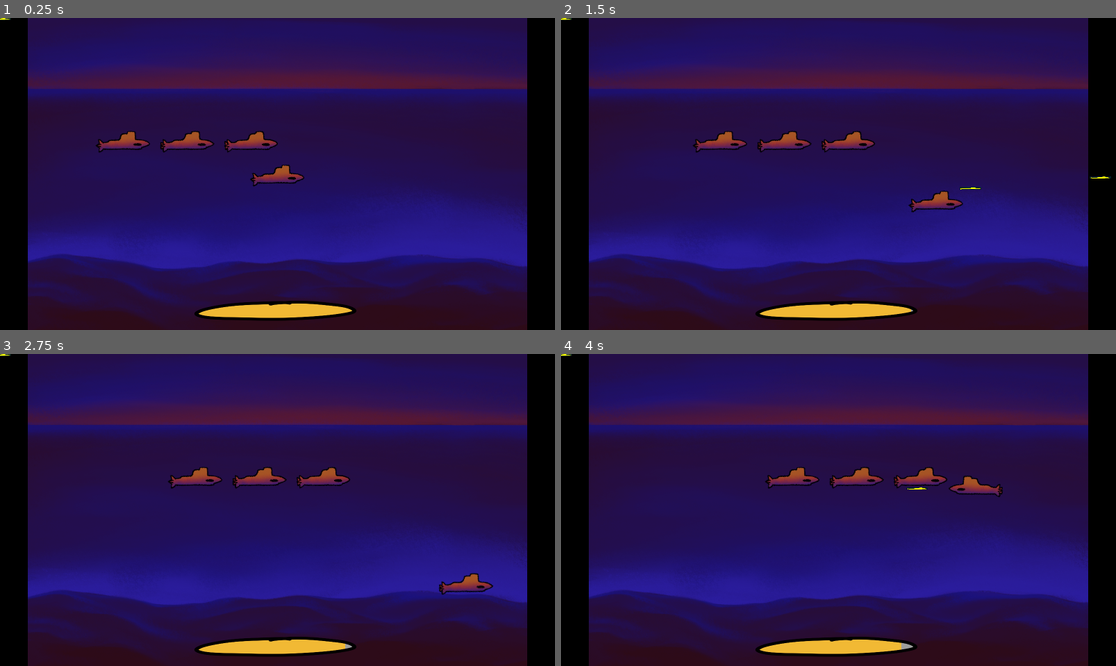
Above: before the commit, frames 1-4 (two rows, left to right).
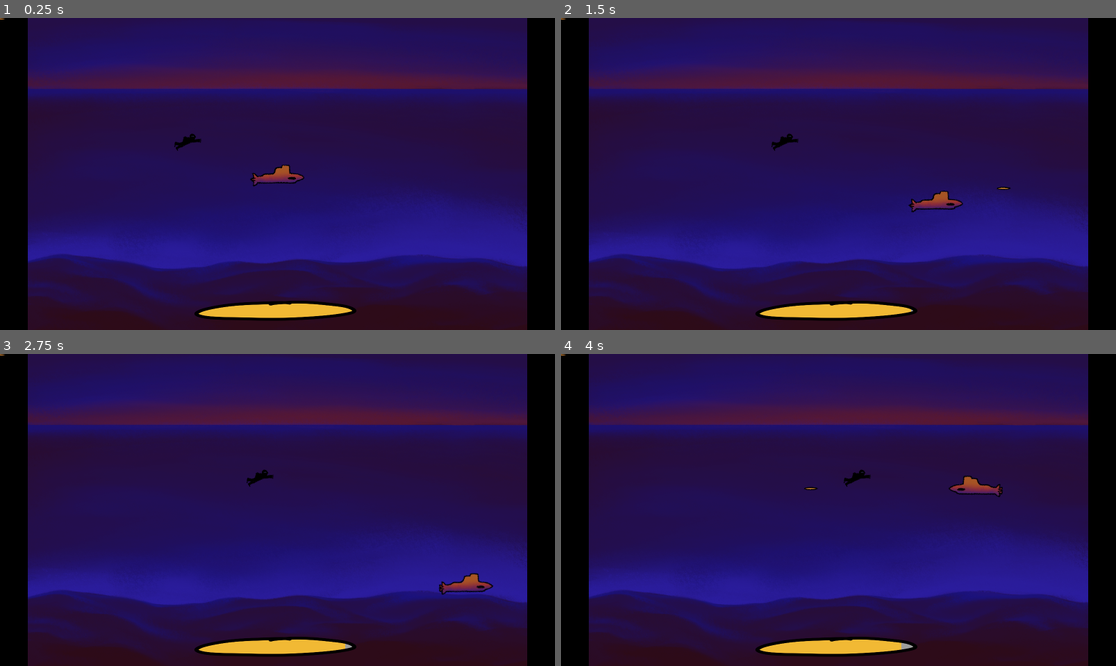
Above: after the commit, the same moments.

Repository: bakdorl/Seaquest
Game: Godot game, scene res://ocean.tscn
The game is run twice, just before and just after one commit, with the same random seed, the same clock (stepped at 60 frames per second) and the same inputs.
Inputs:
- Up to frame 1 (0.25 s): no input
- Up to frame 2 (1.5 s): hold D (right) 0.53-1.28 s; tap Space (shoot) at 0.6, 1.35 s; hold S (down) from 1.28 s (still down)
- Up to frame 3 (2.75 s): release S (down) at 2.03 s; hold D (right) from 2.03 s (still down); tap Space (shoot) at 2.1 s
- Up to frame 4 (4 s): release D (right) at 2.78 s; hold W (up) 2.78-3.53 s; tap Space (shoot) at 2.85, 3.6 s; hold A (left) from 3.53 s (still down)

The runs differ from the first frame. In frame 1, 1.1% of the frame differs, in the area x 0-51%, y 0-44%; in frame 2, 1.2%, in the area x 0-100%, y 0-56%; in frame 3, 1.1%; in frame 4, 1.1%.

Commit message:
sprites novos

Diff:
--- a/diver/diver.gd
+++ b/diver/diver.gd
@@ -4,8 +4,15 @@
 const SWIM_SPEED = 100.0
 var direction = 1
 
+func _ready():
+	$AnimatedSprite2D.play("defaultdiver")
+
 func _process(delta):
 	position.x += SWIM_SPEED * direction * delta
 	$AnimatedSprite2D.flip_h = direction < 0
 	if global_position.x > 2000 or global_position.x < -100:
 		queue_free()
+
+func _on_visible_on_screen_notifier_2d_screen_exited() -> void:
+	queue_free()
+	pass
--- a/ocean.tscn
+++ b/ocean.tscn
@@ -5,18 +5,59 @@
 [ext_resource type="PackedScene" uid="uid://dfhi7x6kg1gry" path="res://projectile_scene.tscn" id="3_nb2vx"]
 [ext_resource type="PackedScene" uid="uid://b556op5qq7hop" path="res://oxygen_ui.tscn" id="4_bwgqs"]
 [ext_resource type="Script" uid="uid://dmyk7r82ddd4a" path="res://diver/diver.gd" id="5_n3fli"]
-[ext_resource type="Texture2D" uid="uid://btbvv4gvjgtjv" path="res://player/sprites/Sprite subs.png" id="6_qijwg"]
+[ext_resource type="Texture2D" uid="uid://bson4kbkuptkn" path="res://diver/Diver.png" id="6_n3fli"]
 
 [sub_resource type="CapsuleShape2D" id="CapsuleShape2D_06qne"]
+radius = 31.0
+height = 66.0
+
+[sub_resource type="AtlasTexture" id="AtlasTexture_qijwg"]
+atlas = ExtResource("6_n3fli")
+region = Rect2(0, 0, 135, 91)
+
+[sub_resource type="AtlasTexture" id="AtlasTexture_06qne"]
+atlas = ExtResource("6_n3fli")
+region = Rect2(135, 0, 135, 91)
+
+[sub_resource type="AtlasTexture" id="AtlasTexture_nrb0v"]
+atlas = ExtResource("6_n3fli")
+region = Rect2(270, 0, 135, 91)
+
+[sub_resource type="AtlasTexture" id="AtlasTexture_v5bp3"]
+atlas = ExtResource("6_n3fli")
+region = Rect2(0, 91, 135, 91)
+
+[sub_resource type="AtlasTexture" id="AtlasTexture_xgj7f"]
+atlas = ExtResource("6_n3fli")
+region = Rect2(135, 91, 135, 91)
+
+[sub_resource type="AtlasTexture" id="AtlasTexture_1ixhq"]
+atlas = ExtResource("6_n3fli")
+region = Rect2(270, 91, 135, 91)
 
 [sub_resource type="SpriteFrames" id="SpriteFrames_nrb0v"]
 animations = [{
 "frames": [{
 "duration": 1.0,
-"texture": ExtResource("6_qijwg")
+"texture": SubResource("AtlasTexture_qijwg")
+}, {
+"duration": 1.0,
+"texture": SubResource("AtlasTexture_06qne")
+}, {
+"duration": 1.0,
+"texture": SubResource("AtlasTexture_nrb0v")
+}, {
+"duration": 1.0,
+"texture": SubResource("AtlasTexture_v5bp3")
+}, {
+"duration": 1.0,
+"texture": SubResource("AtlasTexture_xgj7f")
+}, {
+"duration": 1.0,
+"texture": SubResource("AtlasTexture_1ixhq")
 }],
 "loop": true,
-"name": &"default",
+"name": &"defaultdiver",
 "speed": 5.0
 }]
 
@@ -47,7 +88,11 @@
 
 [node name="AnimatedSprite2D" type="AnimatedSprite2D" parent="diver" unique_id=1738389220]
 sprite_frames = SubResource("SpriteFrames_nrb0v")
+animation = &"defaultdiver"
+
+[node name="VisibleOnScreenNotifier2D" type="VisibleOnScreenNotifier2D" parent="diver" unique_id=270189707]
 
 [connection signal="oxygen_changed" from="Submarine" to="oxygen_ui/UI/TextureProgressBar" method="_on_submarine_oxygen_changed"]
+[connection signal="screen_exited" from="diver/VisibleOnScreenNotifier2D" to="diver" method="_on_visible_on_screen_notifier_2d_screen_exited"]
 
 [editable path="oxygen_ui"]
--- a/projectile/projectile.gd
+++ b/projectile/projectile.gd
@@ -1,6 +1,6 @@
 extends Area2D
 
-@export var speed = 1000
+@export var speed = 2000
 var direction = Vector2.ZERO
 
 func _process(delta):
--- a/projectile_scene.tscn
+++ b/projectile_scene.tscn
@@ -1,21 +1,21 @@
 [gd_scene format=3 uid="uid://dfhi7x6kg1gry"]
 
 [ext_resource type="Script" uid="uid://c2g8caax1c80h" path="res://projectile/projectile.gd" id="1_ggcku"]
-[ext_resource type="Texture2D" uid="uid://dijhxshgjsfgc" path="res://projectile/Captura de tela 2026-03-11 144653.png" id="2_dkkfy"]
+[ext_resource type="Texture2D" uid="uid://b0blb85tjoog7" path="res://projectile/Projetile.png" id="2_dkkfy"]
 
 [sub_resource type="RectangleShape2D" id="RectangleShape2D_dkkfy"]
-size = Vector2(72, 8)
+size = Vector2(47, 10)
 
 [node name="projectile" type="Area2D" unique_id=314485621]
 script = ExtResource("1_ggcku")
 
 [node name="Sprite2D" type="Sprite2D" parent="." unique_id=212251101]
-position = Vector2(0.75, 3.25)
-scale = Vector2(0.25609756, 0.07943925)
+position = Vector2(-1.1920929e-06, 3.000001)
+scale = Vector2(1.4999999, 1)
 texture = ExtResource("2_dkkfy")
 
 [node name="CollisionShape2D" type="CollisionShape2D" parent="." unique_id=265021841]
-position = Vector2(-0.25, 3.25)
+position = Vector2(-0.5, 3)
 shape = SubResource("RectangleShape2D_dkkfy")
 
 [node name="VisibleOnScreenNotifier2D" type="VisibleOnScreenNotifier2D" parent="." unique_id=1039626323]
Binary file added: diver/Diver.png
Not shown, changed: diver/Diver.png.import
Binary file removed: projectile/Captura de tela 2026-03-11 144653.png
Binary file added: projectile/Projetile.png
Not shown, added: projectile/Projetile.png.import
